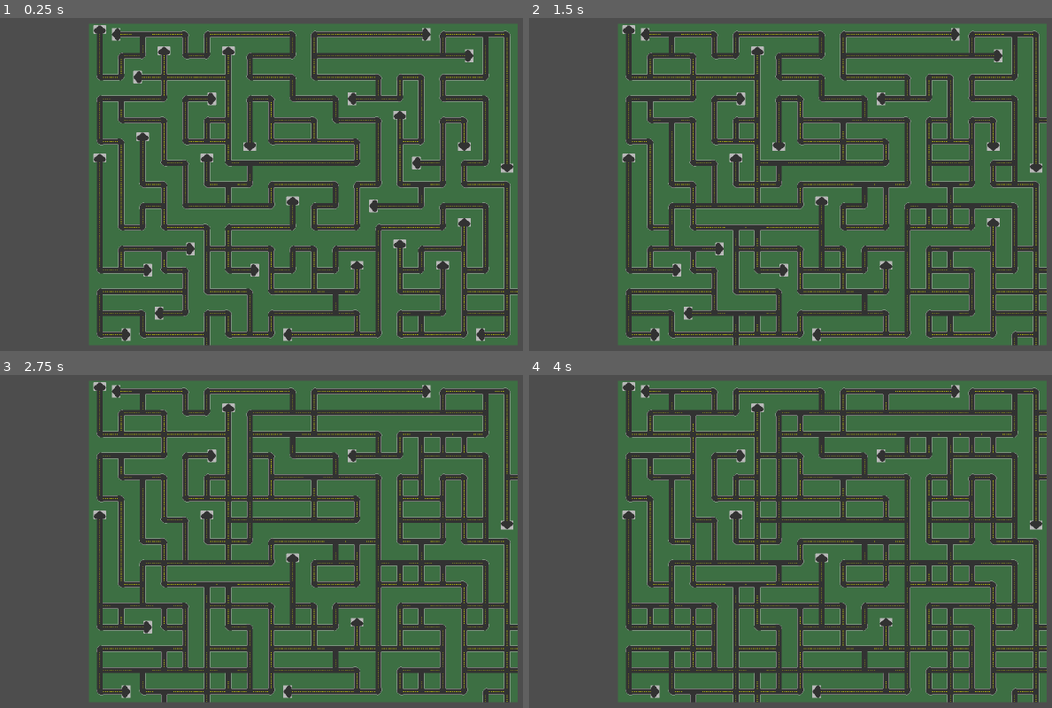
Above: before the commit, frames 1-4 (two rows, left to right).
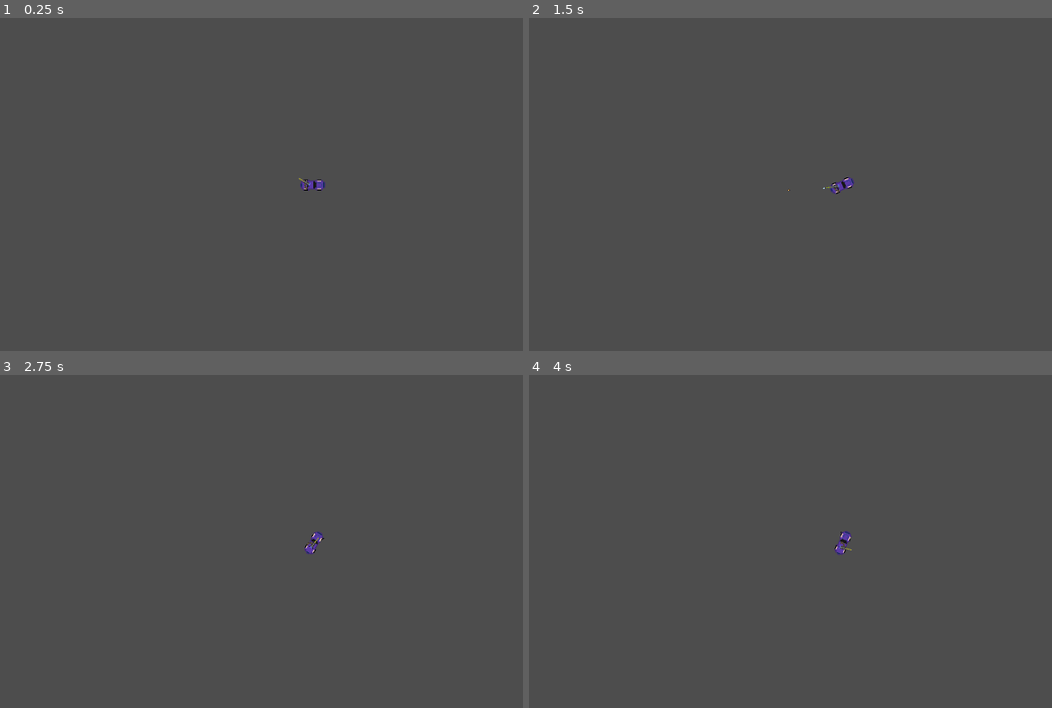
Above: after the commit, the same moments.

Repository: lionidasgerasimatos/Route-E40
Game: Godot game, scene res://Scene/world.tscn
Two runs of this game, one before a commit and one after it. Both use one fixed random seed, a clock stepped at 60 frames per second and the inputs below.
Inputs (mouse positions are in pixels of both pictures, inside the frame that each line leads up to):
- Up to frame 1 (0.25 s): no input
- Up to frame 2 (1.5 s): move the mouse to (999, 164) at 0.52 s; hold D (right) 0.53-1.28 s; hold Space (handbreak) 0.53-1.28 s; move the mouse to (701, 204) at 1.27 s; hold S (down) from 1.28 s (still down); click (701, 204) at 1.35 s
- Up to frame 3 (2.75 s): move the mouse to (387, 451) at 2.02 s; release S (down) at 2.03 s; hold D (right) from 2.03 s (still down); hold Space (handbreak) from 2.03 s (still down)
- Up to frame 4 (4 s): tap Enter at 2.75 s; move the mouse to (806, 621) at 2.77 s; release D (right) at 2.78 s; release Space (handbreak) at 2.78 s; hold W (up) 2.78-3.53 s; click (806, 621) at 2.85 s; move the mouse to (outside the picture) at 3.52 s; hold A (left) from 3.53 s (still down); hold Space (handbreak) from 3.53 s (still down)

The runs differ from the first frame. In frame 1, 78% of the frame differs, in the area x 17-99%, y 1-99%; in frame 2, 78%; in frame 3, 78%; in frame 4, 78%.
Error after the commit: Invalid assignment of property or key 'position' with value of type 'Vector2' on a base object of type 'null instance'. (res://scripts/PROCEDURAL_GENERATION.gd…

Commit message:
Add navigational polygon to road

Diff:
--- a/Scene/world.tscn
+++ b/Scene/world.tscn
@@ -1,30 +1,137 @@
-[gd_scene load_steps=5 format=3 uid="uid://7oqxvmdimqpl"]
+[gd_scene load_steps=21 format=3 uid="uid://7oqxvmdimqpl"]
 
 [ext_resource type="Script" uid="uid://bwy43an0027nr" path="res://scripts/PROCEDURAL_GENERATION.gd" id="1_dlwip"]
 [ext_resource type="Texture2D" uid="uid://bc7v0xouj7jyo" path="res://Assets/TEST_ATLAS_TWO-export.png" id="2_dlwip"]
+[ext_resource type="PackedScene" uid="uid://btfcoi2qdaix4" path="res://Scene/car.tscn" id="3_ejll3"]
+
+[sub_resource type="NavigationPolygon" id="NavigationPolygon_ejll3"]
+vertices = PackedVector2Array(-9.0625, 7.71094, -32, 8.09375, -32, -8.09375, -7.51563, -9.25, 7.51563, 8.09375, 7.90625, 32, -8.67188, 32, 32, -7.32813, 32, 8.48438, 7.90625, -7.71094, 7.51563, -32, -7.13281, -32)
+polygons = Array[PackedInt32Array]([PackedInt32Array(0, 1, 2, 3), PackedInt32Array(4, 5, 6, 0, 3), PackedInt32Array(7, 8, 4, 9), PackedInt32Array(10, 9, 4, 3, 11)])
+outlines = Array[PackedVector2Array]([PackedVector2Array(-32, -8.09641, -7.51809, -9.25304, -7.13255, -32, 7.51809, -32, 7.90364, -7.71086, 32, -7.32532, 32, 8.48195, 7.51809, 8.09641, 7.90364, 32, -8.67472, 32, -9.06026, 7.71087, -32, 8.09641)])
+agent_radius = 0.0
+
+[sub_resource type="NavigationPolygon" id="NavigationPolygon_scul4"]
+vertices = PackedVector2Array(9.0625, -7.71094, 32, -8.09375, 32, 8.09375, 7.51563, 9.25, -7.51563, -8.09375, -7.90625, -32, 8.67188, -32, -7.90625, 7.71094, -32, 7.32813, -32, -8.48438)
+polygons = Array[PackedInt32Array]([PackedInt32Array(0, 1, 2, 3), PackedInt32Array(4, 5, 6, 0, 3), PackedInt32Array(4, 3, 7), PackedInt32Array(8, 9, 4, 7)])
+outlines = Array[PackedVector2Array]([PackedVector2Array(32, 8.09641, 7.51809, 9.25304, -7.90364, 7.71086, -32, 7.32532, -32, -8.48195, -7.51809, -8.09641, -7.90364, -32, 8.67472, -32, 9.06026, -7.71087, 32, -8.09641)])
+agent_radius = 0.0
+
+[sub_resource type="NavigationPolygon" id="NavigationPolygon_pcvp0"]
+vertices = PackedVector2Array(7.71094, 9.0625, 8.09375, 32, -8.09375, 32, -9.25, 7.51563, 8.09375, -7.51563, 32, -7.90625, 32, 8.67188, -7.71094, -7.90625, -7.32813, -32, 8.48438, -32)
+polygons = Array[PackedInt32Array]([PackedInt32Array(0, 1, 2, 3), PackedInt32Array(4, 5, 6, 0, 3), PackedInt32Array(4, 3, 7), PackedInt32Array(8, 9, 4, 7)])
+outlines = Array[PackedVector2Array]([PackedVector2Array(-8.09641, 32, -9.25304, 7.51809, -7.71086, -7.90364, -7.32532, -32, 8.48195, -32, 8.09641, -7.51809, 32, -7.90364, 32, 8.67472, 7.71087, 9.06026, 8.09641, 32)])
+agent_radius = 0.0
+
+[sub_resource type="NavigationPolygon" id="NavigationPolygon_37axr"]
+vertices = PackedVector2Array(9.0625, -7.71094, 32, -8.09375, 32, 8.09375, 7.51563, 9.25, -7.51563, -8.09375, -7.90625, -32, 8.67188, -32, -7.90625, 7.71094)
+polygons = Array[PackedInt32Array]([PackedInt32Array(0, 1, 2, 3), PackedInt32Array(4, 5, 6, 0, 3), PackedInt32Array(4, 3, 7)])
+outlines = Array[PackedVector2Array]([PackedVector2Array(32, 8.09641, 7.51809, 9.25304, -7.90364, 7.71086, -7.51809, -8.09641, -7.90364, -32, 8.67472, -32, 9.06026, -7.71087, 32, -8.09641)])
+agent_radius = 0.0
+
+[sub_resource type="NavigationPolygon" id="NavigationPolygon_ol2hl"]
+vertices = PackedVector2Array(-9.0625, 7.71094, -32, 8.09375, -32, -8.09375, -7.51563, -9.25, 7.51563, 8.09375, 7.90625, 32, -8.67188, 32, 7.90625, -7.71094, 32, -7.32813, 32, 8.48438)
+polygons = Array[PackedInt32Array]([PackedInt32Array(0, 1, 2, 3), PackedInt32Array(4, 5, 6, 0, 3), PackedInt32Array(4, 3, 7), PackedInt32Array(8, 9, 4, 7)])
+outlines = Array[PackedVector2Array]([PackedVector2Array(-32, -8.09641, -7.51809, -9.25304, 7.90364, -7.71086, 32, -7.32532, 32, 8.48195, 7.51809, 8.09641, 7.90364, 32, -8.67472, 32, -9.06026, 7.71087, -32, 8.09641)])
+agent_radius = 0.0
+
+[sub_resource type="NavigationPolygon" id="NavigationPolygon_ddf65"]
+vertices = PackedVector2Array(9.0625, -7.71094, 32, -8.09375, 32, 8.09375, 7.51563, 9.25, -32, -7.71094, -32, 8.48438)
+polygons = Array[PackedInt32Array]([PackedInt32Array(0, 1, 2, 3), PackedInt32Array(4, 0, 3, 5)])
+outlines = Array[PackedVector2Array]([PackedVector2Array(32, 8.09641, 7.51809, 9.25304, -32, 8.48195, -32, -7.71087, 9.06026, -7.71087, 32, -8.09641)])
+agent_radius = 0.0
+
+[sub_resource type="NavigationPolygon" id="NavigationPolygon_h7cfj"]
+vertices = PackedVector2Array(7.71094, 9.0625, 8.09375, 32, -8.09375, 32, -9.25, 7.51563, 8.09375, -7.51563, 32, -7.90625, 32, 8.67188, -7.71094, -7.90625)
+polygons = Array[PackedInt32Array]([PackedInt32Array(0, 1, 2, 3), PackedInt32Array(4, 5, 6, 0, 3), PackedInt32Array(4, 3, 7)])
+outlines = Array[PackedVector2Array]([PackedVector2Array(-8.09641, 32, -9.25304, 7.51809, -7.71086, -7.90364, 8.09641, -7.51809, 32, -7.90364, 32, 8.67472, 7.71087, 9.06026, 8.09641, 32)])
+agent_radius = 0.0
+
+[sub_resource type="NavigationPolygon" id="NavigationPolygon_y56vo"]
+vertices = PackedVector2Array(-1.92969, 19.0859, -28.1484, 19.8594, -25.8281, 7.51563, -1.92969, 9.0625, -25.8281, -7.90625, -25.0625, -21.3984, -0.773438, -22.1719, -0.773438, -7.51563, 32, 8.09375, 24.2969, -8.16406, 32, -8.09375)
+polygons = Array[PackedInt32Array]([PackedInt32Array(0, 1, 2, 3), PackedInt32Array(2, 4, 5, 6, 7, 3), PackedInt32Array(8, 3, 7, 9, 10)])
+outlines = Array[PackedVector2Array]([PackedVector2Array(32, 8.09641, -1.92772, 9.06027, -1.92772, 19.0844, -28.1447, 19.8555, -25.8314, 7.51809, -25.8314, -7.90363, -25.0603, -21.3976, -0.771088, -22.1687, -0.771088, -7.51809, 24.2946, -8.16062, 32, -8.09641)])
+agent_radius = 0.0
+
+[sub_resource type="NavigationPolygon" id="NavigationPolygon_6a5p4"]
+vertices = PackedVector2Array(-7.71094, -9.0625, -8.09375, -32, 8.09375, -32, 9.25, -7.51563, -8.09375, 7.51563, -32, 7.90625, -32, -8.67188, 7.71094, 7.90625, 7.32813, 32, -8.48438, 32)
+polygons = Array[PackedInt32Array]([PackedInt32Array(0, 1, 2, 3), PackedInt32Array(4, 5, 6, 0, 3), PackedInt32Array(4, 3, 7), PackedInt32Array(8, 9, 4, 7)])
+outlines = Array[PackedVector2Array]([PackedVector2Array(8.09641, -32, 9.25304, -7.51809, 7.71086, 7.90364, 7.32532, 32, -8.48195, 32, -8.09641, 7.51809, -32, 7.90364, -32, -8.67472, -7.71087, -9.06026, -8.09641, -32)])
+agent_radius = 0.0
+
+[sub_resource type="NavigationPolygon" id="NavigationPolygon_nka0b"]
+vertices = PackedVector2Array(-7.71094, -9.0625, -8.09375, -32, 8.09375, -32, 9.25, -7.51563, -8.09375, 7.51563, -32, 7.90625, -32, -8.67188, 7.71094, 7.90625)
+polygons = Array[PackedInt32Array]([PackedInt32Array(0, 1, 2, 3), PackedInt32Array(4, 5, 6, 0, 3), PackedInt32Array(4, 3, 7)])
+outlines = Array[PackedVector2Array]([PackedVector2Array(8.09641, -32, 9.25304, -7.51809, 7.71086, 7.90364, -8.09641, 7.51809, -32, 7.90364, -32, -8.67472, -7.71087, -9.06026, -8.09641, -32)])
+agent_radius = 0.0
+
+[sub_resource type="NavigationPolygon" id="NavigationPolygon_0gfnl"]
+vertices = PackedVector2Array(7.71094, 9.0625, 8.09375, 32, -8.09375, 32, -9.25, 7.51563, 7.71094, -32, -8.48438, -32)
+polygons = Array[PackedInt32Array]([PackedInt32Array(0, 1, 2, 3), PackedInt32Array(4, 0, 3, 5)])
+outlines = Array[PackedVector2Array]([PackedVector2Array(-8.09641, 32, -9.25304, 7.51809, -8.48195, -32, 7.71087, -32, 7.71087, 9.06026, 8.09641, 32)])
+agent_radius = 0.0
+
+[sub_resource type="NavigationPolygon" id="NavigationPolygon_kufhj"]
+vertices = PackedVector2Array(19.0859, 1.92969, 19.8594, 28.1484, 7.51563, 25.8281, 9.0625, 1.92969, -7.90625, 25.8281, -21.3984, 25.0625, -22.1719, 0.773438, -7.51563, 0.773438, 8.09375, -32, -8.16406, -24.2969, -8.09375, -32)
+polygons = Array[PackedInt32Array]([PackedInt32Array(0, 1, 2, 3), PackedInt32Array(2, 4, 5, 6, 7, 3), PackedInt32Array(8, 3, 7, 9, 10)])
+outlines = Array[PackedVector2Array]([PackedVector2Array(8.09641, -32, 9.06027, 1.92772, 19.0844, 1.92772, 19.8555, 28.1447, 7.51809, 25.8314, -7.90363, 25.8314, -21.3976, 25.0603, -22.1687, 0.771088, -7.51809, 0.771088, -8.16062, -24.2946, -8.09641, -32)])
+agent_radius = 0.0
+
+[sub_resource type="NavigationPolygon" id="NavigationPolygon_a6mvv"]
+vertices = PackedVector2Array(-9.0625, 7.71094, -32, 8.09375, -32, -8.09375, -7.51563, -9.25, 7.51563, 8.09375, 7.90625, 32, -8.67188, 32, 7.90625, -7.71094)
+polygons = Array[PackedInt32Array]([PackedInt32Array(0, 1, 2, 3), PackedInt32Array(4, 5, 6, 0, 3), PackedInt32Array(3, 7, 4)])
+outlines = Array[PackedVector2Array]([PackedVector2Array(-32, -8.09641, -7.51809, -9.25304, 7.90364, -7.71086, 7.51809, 8.09641, 7.90364, 32, -8.67472, 32, -9.06026, 7.71087, -32, 8.09641)])
+agent_radius = 0.0
+
+[sub_resource type="NavigationPolygon" id="NavigationPolygon_s81y4"]
+vertices = PackedVector2Array(1.92969, -19.0859, 28.1484, -19.8594, 25.8281, -7.51563, 1.92969, -9.0625, 25.8281, 7.90625, 25.0625, 21.3984, 0.773438, 22.1719, 0.773438, 7.51563, -32, -8.09375, -24.2969, 8.16406, -32, 8.09375)
+polygons = Array[PackedInt32Array]([PackedInt32Array(0, 1, 2, 3), PackedInt32Array(2, 4, 5, 6, 7, 3), PackedInt32Array(8, 3, 7, 9, 10)])
+outlines = Array[PackedVector2Array]([PackedVector2Array(-32, -8.09641, 1.92772, -9.06027, 1.92772, -19.0844, 28.1447, -19.8555, 25.8314, -7.51809, 25.8314, 7.90363, 25.0603, 21.3976, 0.771088, 22.1687, 0.771088, 7.51809, -24.2946, 8.16062, -32, 8.09641)])
+agent_radius = 0.0
+
+[sub_resource type="NavigationPolygon" id="NavigationPolygon_bfvnh"]
+vertices = PackedVector2Array(-19.0859, -1.92969, -19.8594, -28.1484, -7.51563, -25.8281, -9.0625, -1.92969, 7.90625, -25.8281, 21.3984, -25.0625, 22.1719, -0.773438, 7.51563, -0.773438, -8.09375, 32, 8.16406, 24.2969, 8.09375, 32)
+polygons = Array[PackedInt32Array]([PackedInt32Array(0, 1, 2, 3), PackedInt32Array(2, 4, 5, 6, 7, 3), PackedInt32Array(8, 3, 7, 9, 10)])
+outlines = Array[PackedVector2Array]([PackedVector2Array(-8.09641, 32, -9.06027, -1.92772, -19.0844, -1.92772, -19.8555, -28.1447, -7.51809, -25.8314, 7.90363, -25.8314, 21.3976, -25.0603, 22.1687, -0.771088, 7.51809, -0.771088, 8.16062, 24.2946, 8.09641, 32)])
+agent_radius = 0.0
 
 [sub_resource type="TileSetAtlasSource" id="TileSetAtlasSource_ejll3"]
 texture = ExtResource("2_dlwip")
 texture_region_size = Vector2i(64, 64)
 0:0/0 = 0
+0:0/0/navigation_layer_0/polygon = SubResource("NavigationPolygon_ejll3")
 1:0/0 = 0
+1:0/0/navigation_layer_0/polygon = SubResource("NavigationPolygon_ol2hl")
 2:0/0 = 0
+2:0/0/navigation_layer_0/polygon = SubResource("NavigationPolygon_6a5p4")
 3:0/0 = 0
+3:0/0/navigation_layer_0/polygon = SubResource("NavigationPolygon_a6mvv")
 0:1/0 = 0
+0:1/0/navigation_layer_0/polygon = SubResource("NavigationPolygon_scul4")
 1:1/0 = 0
+1:1/0/navigation_layer_0/polygon = SubResource("NavigationPolygon_ddf65")
 2:1/0 = 0
+2:1/0/navigation_layer_0/polygon = SubResource("NavigationPolygon_nka0b")
 3:1/0 = 0
+3:1/0/navigation_layer_0/polygon = SubResource("NavigationPolygon_s81y4")
 0:2/0 = 0
+0:2/0/navigation_layer_0/polygon = SubResource("NavigationPolygon_pcvp0")
 1:2/0 = 0
+1:2/0/navigation_layer_0/polygon = SubResource("NavigationPolygon_h7cfj")
 2:2/0 = 0
+2:2/0/navigation_layer_0/polygon = SubResource("NavigationPolygon_0gfnl")
 3:2/0 = 0
+3:2/0/navigation_layer_0/polygon = SubResource("NavigationPolygon_bfvnh")
 0:3/0 = 0
+0:3/0/navigation_layer_0/polygon = SubResource("NavigationPolygon_37axr")
 1:3/0 = 0
+1:3/0/navigation_layer_0/polygon = SubResource("NavigationPolygon_y56vo")
 2:3/0 = 0
+2:3/0/navigation_layer_0/polygon = SubResource("NavigationPolygon_kufhj")
 3:3/0 = 0
 
 [sub_resource type="TileSet" id="TileSet_scul4"]
 tile_size = Vector2i(64, 64)
+navigation_layer_0/layers = 1
 sources/0 = SubResource("TileSetAtlasSource_ejll3")
 
 [node name="world" type="Node2D"]
@@ -34,9 +141,9 @@
 erase_fraction = 0.8
 
 [node name="TileMap" type="TileMap" parent="."]
+scale = Vector2(20, 20)
 tile_set = SubResource("TileSet_scul4")
 format = 2
 
-[node name="Camera2D" type="Camera2D" parent="."]
-position = Vector2(937, 550)
-zoom = Vector2(0.3, 0.3)
+[node name="CAR" parent="." instance=ExtResource("3_ejll3")]
+position = Vector2(531, 573)
Binary file changed: Assets/TEST_ATLAS_TWO-export.png
